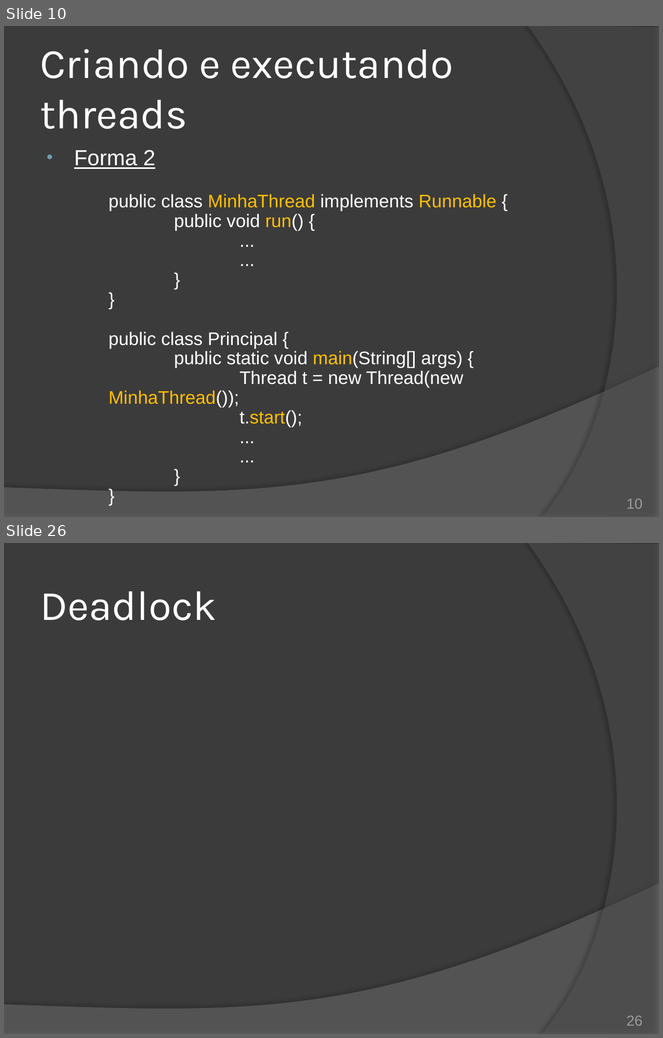
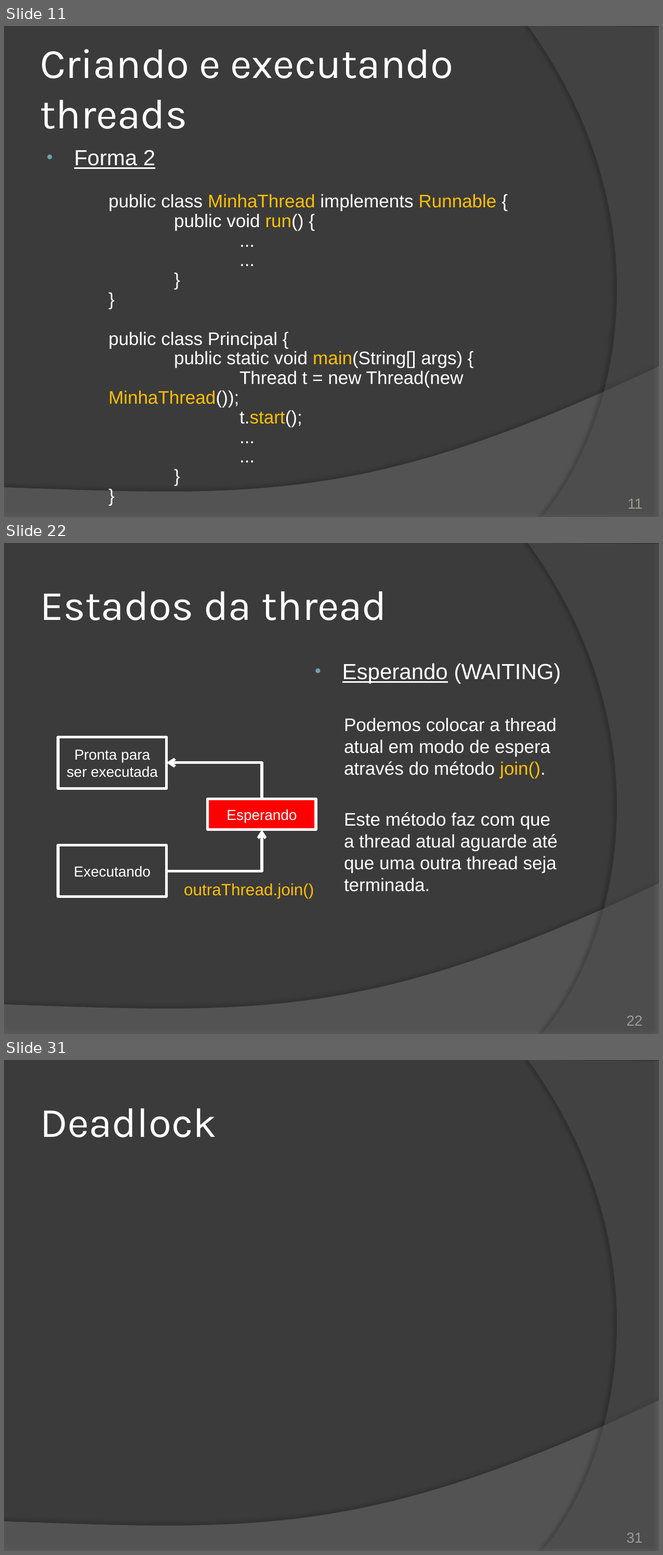
Before and after one commit to duchesqui/slzvieira-training, a slide deck: 2-Java-Programmer-Modulo-II/14.Capitulo08.pptx. Shown one above the other, each under a label of ours: slides 10 and 26 before the commit, slides 11, 22 and 31 after it; the slides between them are not shown. The pictures are 663x1038 and 663x1555 pixels, drawn with LibreOffice and Linux fonts; fonts in the diff are those of the drawing. Boxes give left, top, right and bottom in pixels: in the first picture for what was removed or moved away, otherwise in the second. Text is boxed around its words. In the diff, an @@ line names an element or a change of style, - is before the commit and + after.

Commit message:
Capítulo 8: Sincronização de métodos.

```diff
--- a/2-Java-Programmer-Modulo-II/14.Capitulo08.pptx
+++ b/2-Java-Programmer-Modulo-II/14.Capitulo08.pptx
@@ slide 22 added at (x1=4, y1=543, x2=659, y2=1034), background #3B3B3B; not listed: 2 template elements that a slide beside it also shows @@
@@ title added at (x1=40, y1=591, x2=387, y2=620), 46 pt, text #FFFFFF @@
+Estados da thread
@@ text added at (x1=343, y1=663, x2=561, y2=892), 20 pt, text #FFFFFF @@
+• Esperando (WAITING)
+  Podemos colocar a thread atual em modo de espera através do método join().
+  Este método faz com que a thread atual aguarde até que uma outra thread seja terminada.
@@ rectangle added at (x1=59, y1=737, x2=166, y2=788), outline #FFFFFF 3 pt, 16 pt, text #FFFFFF @@
+Pronta para
+ser executada
@@ elbow arrow added from (262, 799) to (166, 763), #FFFFFF 3 pt @@
@@ rectangle added at (x1=208, y1=799, x2=316, y2=830), fill #FF0000, outline #FFFFFF 3 pt, 16 pt, text #FFFFFF @@
+Esperando
@@ elbow arrow added from (166, 871) to (262, 830), #FFFFFF 3 pt @@
@@ rectangle added at (x1=59, y1=846, x2=166, y2=898), outline #FFFFFF 3 pt, 16 pt, text #FFFFFF @@
+Executando
@@ text added at (x1=184, y1=884, x2=314, y2=899), 18 pt, text #FFC000 @@
+outraThread.join()
@@ page number added at (x1=626, y1=1016, x2=643, y2=1026), 16 pt, text #9D9B9A @@
+22
@@ what was slide 10 is now slide 11 @@
@@ page number at (x1=628, y1=499, x2=643, y2=509): text changed @@
-10
+11
@@ what was slide 26 is now slide 31 @@
@@ page number at (x1=626, y1=1533, x2=643, y2=1543): text changed @@
-26
+31
```
Also in this commit, not shown: 11 slides changed, 11 other slides added, 7 slides removed, 1 other file.
